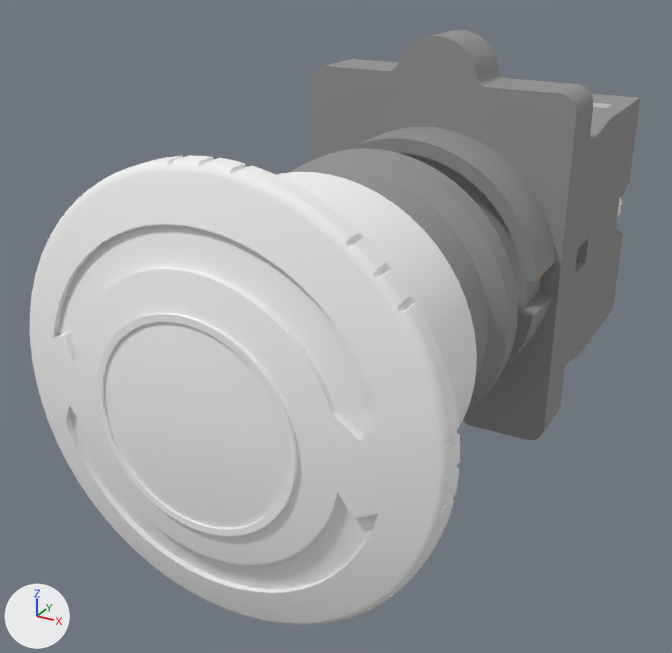
What one commit did to the glTF model public/models/comando/P20AKR-1.glb.
One viewpoint serves both versions: a 50 mm camera at (0.0401, -0.0787, 0.0448) aimed at (-0.004, 0.0015, 0.0048). The lights are fixed; the arrows at lower left show +X, +Y and +Z. The picture after the commit comes second. Vertices at exactly the same position are counted once.

The first picture shows 'P20AKR-1-solid1', 'P20AKR-1-solid2'.
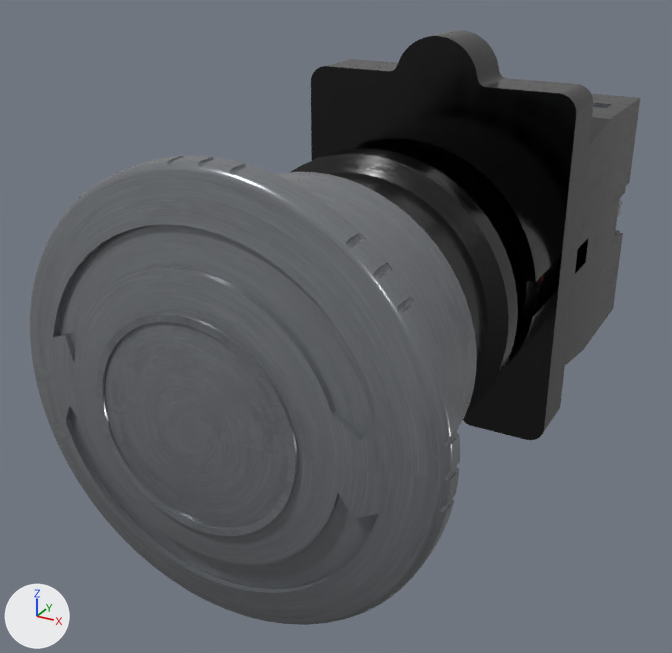
What differs and where, as boxes (x1, y1, x2, y2) in the pictures (672 x 653 px):
part 1 of me_mesh0_mesh, recoloured (white to grey): (30, 155, 477, 625) in both
part 2 of me_mesh0_mesh, recoloured (grey to black): (291, 30, 593, 440) in both
part 3 of me_mesh194_mesh, recoloured: (542, 103, 622, 276) in both
part 4 of me_mesh194_mesh, recoloured (darker): (565, 94, 640, 365) in both

The change, as a diff of the scene's bpy script:
```diff
--- a/public/models/comando/P20AKR-1.glb.py
+++ b/public/models/comando/P20AKR-1.glb.py
@@ mat_metal_técnico @@
+mat_metal_técnico = bpy.data.materials.new('Metal técnico')
+# colours: light grey #dddddf
+# uses the picture img_metal_color
+# uses the picture img_metal_normal
+# uses the picture img_metal_roughness
@@ mat_cogumelo_vermelho_001 @@
+mat_cogumelo_vermelho_001 = bpy.data.materials.new('Cogumelo vermelho.001')
+# colours: red #ef6161
+# uses the picture img_red_color
+# uses the picture img_red_normal
+# uses the picture img_red_roughness
@@ mat_metal_técnico_001 @@
+mat_metal_técnico_001 = bpy.data.materials.new('Metal técnico.001')
+# colours: light grey #dddddf
+# uses the picture img_metal_color
+# uses the picture img_metal_normal
+# uses the picture img_metal_roughness
@@ mat_corpo_preto @@
+mat_corpo_preto = bpy.data.materials.new('Corpo preto')
+# colours: dark grey #45454b
+# uses the picture img_black_color
+# uses the picture img_black_normal
+# uses the picture img_black_roughness
@@ mat_cogumelo_vermelho @@
+mat_cogumelo_vermelho = bpy.data.materials.new('Cogumelo vermelho')
+# colours: red #ef6161
+# uses the picture img_red_color
+# uses the picture img_red_normal
+# uses the picture img_red_roughness
@@ me_mesh0_mesh @@
 me_mesh0_mesh.from_pydata(...)  # 7965 vertices, 15930 faces; spans x -0.0189..0.0206, y -0.0305..0.0211, z -0.0108..0.0336
-me_mesh0_mesh.materials.append(mat_0_909804_0_443137_0_031373_0_000000_0_000000)  # orange #f5b232
+# me_mesh0_mesh part 1: all 12388 faces that had it switch from mat_0_910000_0_910000_0_910000_0_000000_0_000000 (white #f5f5f5) to mat_metal_técnico
+# me_mesh0_mesh part 2: all 3304 faces that had it switch from mat_0_298039_0_298039_0_298039_0_000000_0_000000 (grey #949494) to mat_corpo_preto
+me_mesh0_mesh.materials.append(mat_cogumelo_vermelho)
@@ me_mesh194_mesh @@
 me_mesh194_mesh.from_pydata(...)  # 3951 vertices, 7906 faces; spans x 0.0012..0.0161, y 0.0155..0.0454, z -0.0051..0.0239
-me_mesh194_mesh.materials.append(mat_1_000000_0_168627_0_168627_0_000000_0_000000)  # red #ff7272
-me_mesh194_mesh.materials.append(mat_1_000000_1_000000_1_000000_0_000000_0_000000)  # white #ffffff
+# me_mesh194_mesh part 3: all 1742 faces that had it switch from mat_0_910000_0_910000_0_910000_0_000000_0_000000 (white #f5f5f5) to mat_metal_técnico
+# me_mesh194_mesh part 4: all 5414 faces that had it switch from mat_0_298039_0_298039_0_298039_0_000000_0_000000 (grey #949494) to mat_corpo_preto
+me_mesh194_mesh.materials.append(mat_cogumelo_vermelho_001)
+me_mesh194_mesh.materials.append(mat_metal_técnico_001)
```
